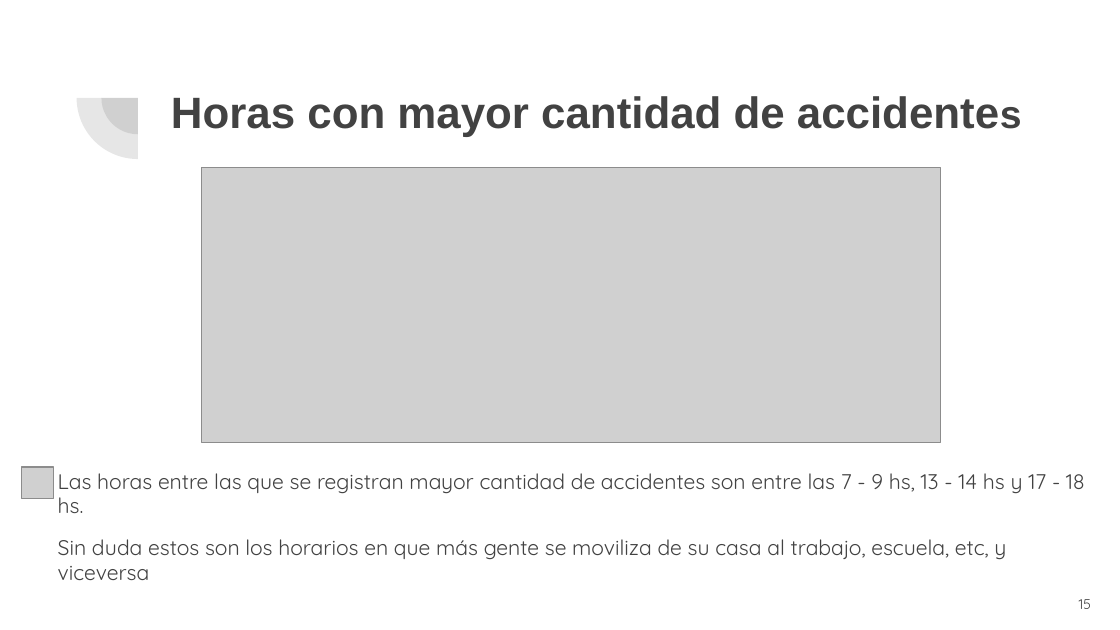
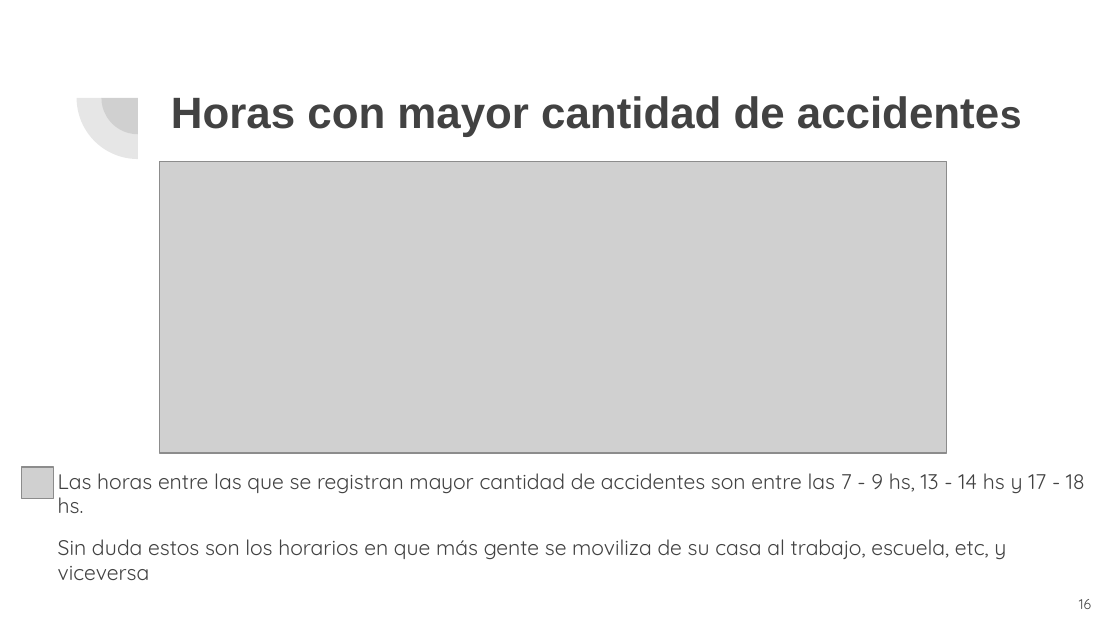
Before and after one commit to pbravi/datascience, a slide deck: slide 16 of ProyectoFinal/Intervenciones de Seguridad Vial.pptx (slide 15 before the commit). Drawn at 1120x630 pixels with LibreOffice and Linux fonts; fonts in the diff are those of the drawing; grey boxes stand for pictures. Boxes give left, top, right and bottom in pixels: in the first picture for what was removed or moved away, otherwise in the second. Text is boxed around its words. In the diff, an @@ line names an element or a change of style, - is before the commit and + after.

```diff
--- a/ProyectoFinal/Intervenciones de Seguridad Vial.pptx
+++ b/ProyectoFinal/Intervenciones de Seguridad Vial.pptx
@@ picture: place and size @@
-picture at (202, 168, 941, 442)
+picture at (160, 161, 948, 454)
@@ page number at (1079, 599, 1091, 609): text changed @@
-15
+16
```
Also in this commit, not shown: 1 other slide changed, 5 slides added.
